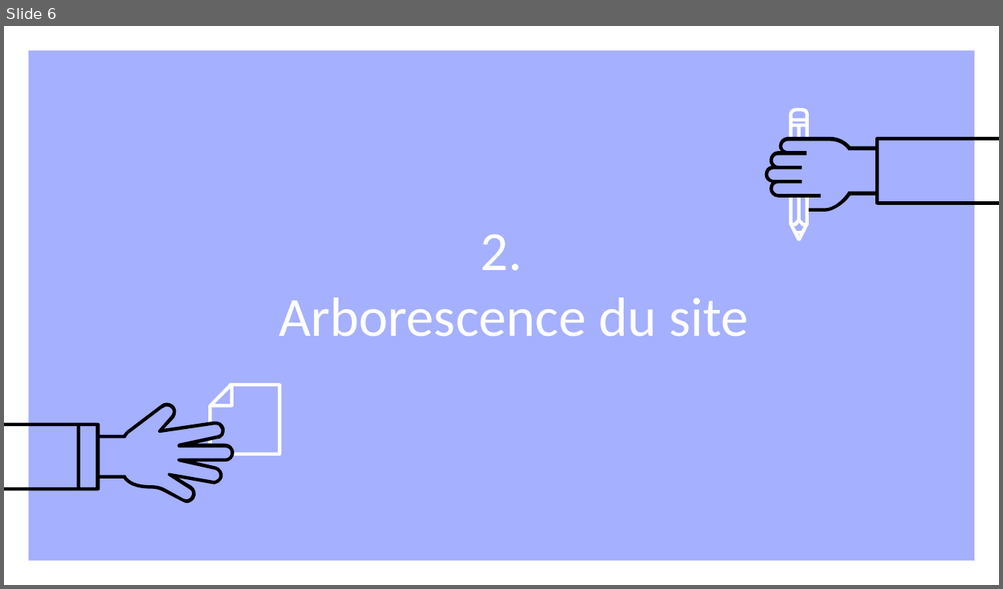
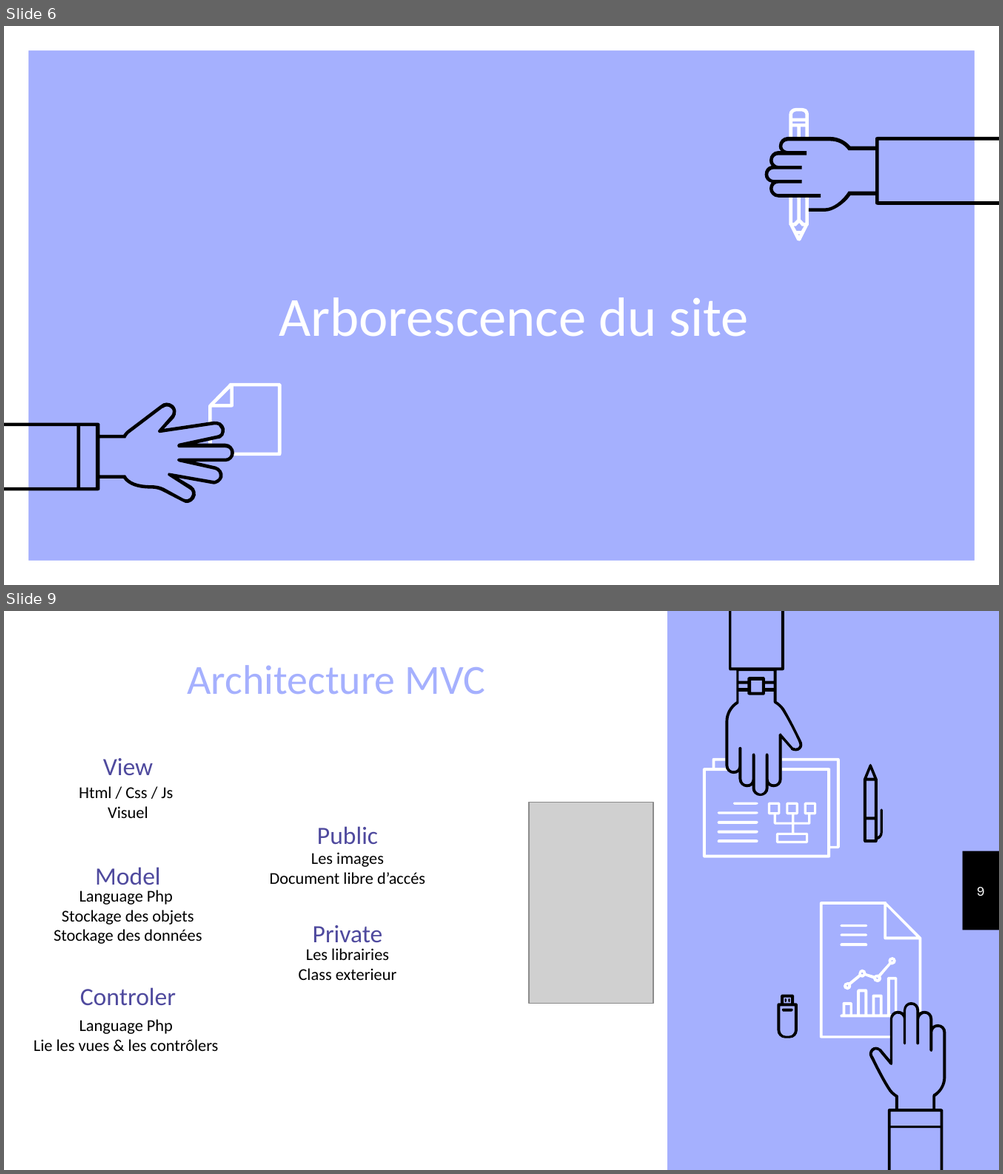
Before and after one commit to WCraW/OpenClassRoomP3, a slide deck: Slide Projet 3.pptx. Shown one above the other, each under a label of ours: slide 6 before the commit, slides 6 and 9 after it; the slides between them are not shown. The pictures are 1003x589 and 1003x1174 pixels, drawn with LibreOffice and Linux fonts; fonts in the diff are those of the drawing; grey boxes stand for pictures. Boxes give left, top, right and bottom in pixels: in the first picture for what was removed or moved away, otherwise in the second. Text is boxed around its words. In the diff, an @@ line names an element or a change of style, - is before the commit and + after.

```diff
--- a/Slide Projet 3.pptx
+++ b/Slide Projet 3.pptx
@@ slide 9 added at (x1=4, y1=611, x2=999, y2=1170), background #A5B0FE @@
@@ rectangle added at (x1=4, y1=611, x2=667, y2=1170), fill #FFFFFF @@
@@ group added at (x1=702, y1=611, x2=882, y2=857): 9 freeform shapes @@
@@ title added at (x1=188, y1=665, x2=485, y2=694), 30 pt, text #A5B0FE @@
+Architecture MVC
@@ text added at (x1=103, y1=758, x2=153, y2=775), 18 pt, text #4F4A9E @@
+View
@@ text added at (x1=79, y1=786, x2=173, y2=818), 12 pt, text #000000 @@
+Html / Css / Js
+Visuel
@@ picture added at (x1=529, y1=802, x2=654, y2=1003) @@
@@ text added at (x1=317, y1=826, x2=378, y2=845), 18 pt, text #4F4A9E @@
+Public
@@ text added at (x1=270, y1=852, x2=425, y2=884), 12 pt, text #000000 @@
+Les images
+Document libre d’accés
@@ rectangle added at (x1=962, y1=851, x2=999, y2=931), fill #000000 @@
@@ text added at (x1=95, y1=867, x2=160, y2=891), 18 pt, text #4F4A9E @@
+Model
@@ text added at (x1=54, y1=890, x2=202, y2=944), 12 pt, text #000000 @@
+Language Php
+Stockage des objets
+Stockage des données
@@ page number added at (x1=976, y1=887, x2=984, y2=896), 10 pt, text #FFFFFF @@
+9
@@ text added at (x1=313, y1=925, x2=383, y2=949), 18 pt, text #4F4A9E @@
+Private
@@ text added at (x1=299, y1=948, x2=396, y2=980), 12 pt, text #000000 @@
+Les librairies
+Class exterieur
@@ text added at (x1=80, y1=988, x2=176, y2=1006), 18 pt, text #4F4A9E @@
+Controler
@@ group added at (x1=777, y1=903, x2=946, y2=1170): 11 freeform shapes @@
@@ text added at (x1=34, y1=1019, x2=219, y2=1051), 12 pt, text #000000 @@
+Language Php
+Lie les vues & les contrôlers
@@ slide 6 changed as well @@
@@ title at (x1=481, y1=235, x2=523, y2=271): paragraph removed @@
-2.
```
Also in this commit, not shown: 4 other slides changed, 5 other slides added, 4 slides removed, 1 other file.
